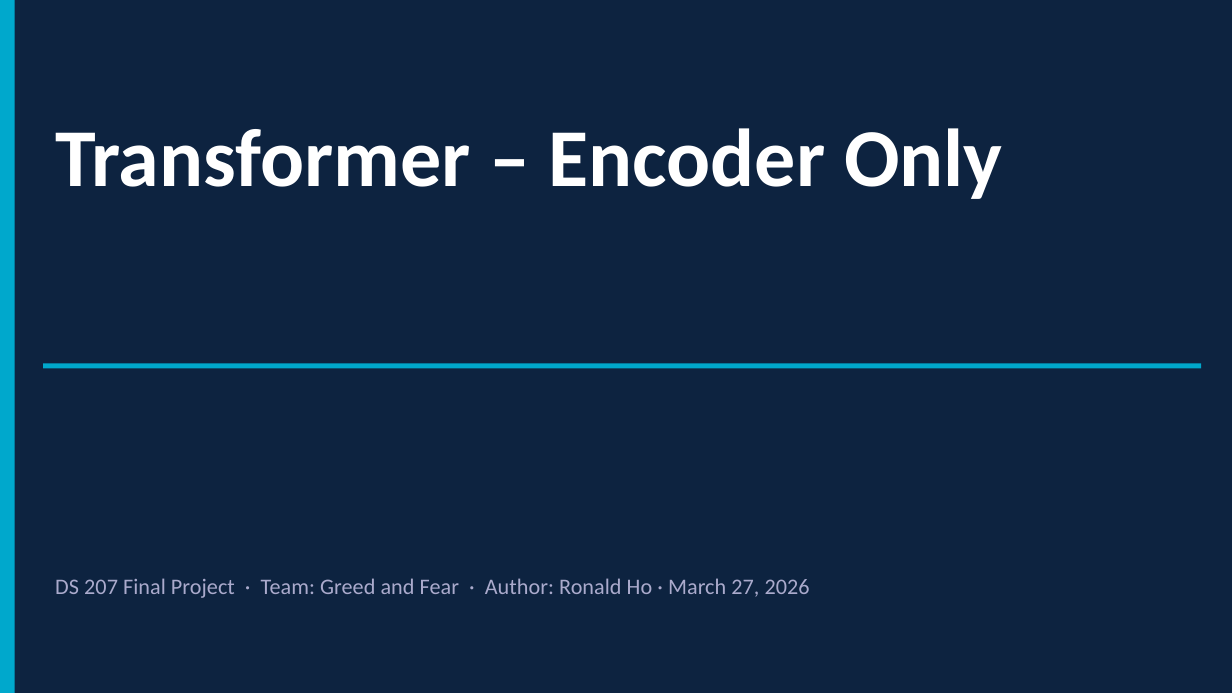
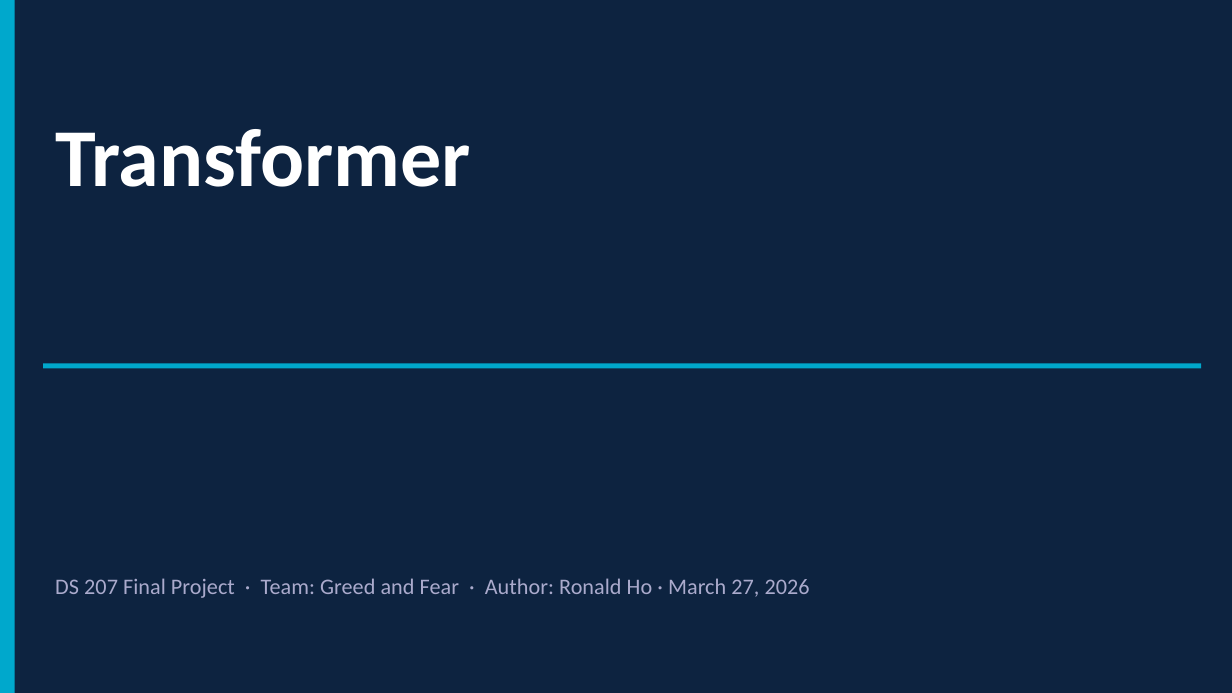
Before and after one commit to geniuscare247/Greed-and-Fear, a slide deck: slide 17 of slides/Forecasting Volatility In Stock Market.pptx. Drawn at 1232x693 pixels with LibreOffice and Linux fonts; fonts in the diff are those of the drawing. Boxes give left, top, right and bottom in pixels: in the first picture for what was removed or moved away, otherwise in the second. Text is boxed around its words. In the diff, an @@ line names an element or a change of style, - is before the commit and + after.

```diff
--- a/slides/Forecasting Volatility In Stock Market.pptx
+++ b/slides/Forecasting Volatility In Stock Market.pptx
@@ text at bbox=[55, 129, 471, 187]: text changed @@
-Transformer – Encoder Only
+Transformer
```
Also in this commit, not shown: 3 other slides changed, 1 slide added, 1 slide removed.
